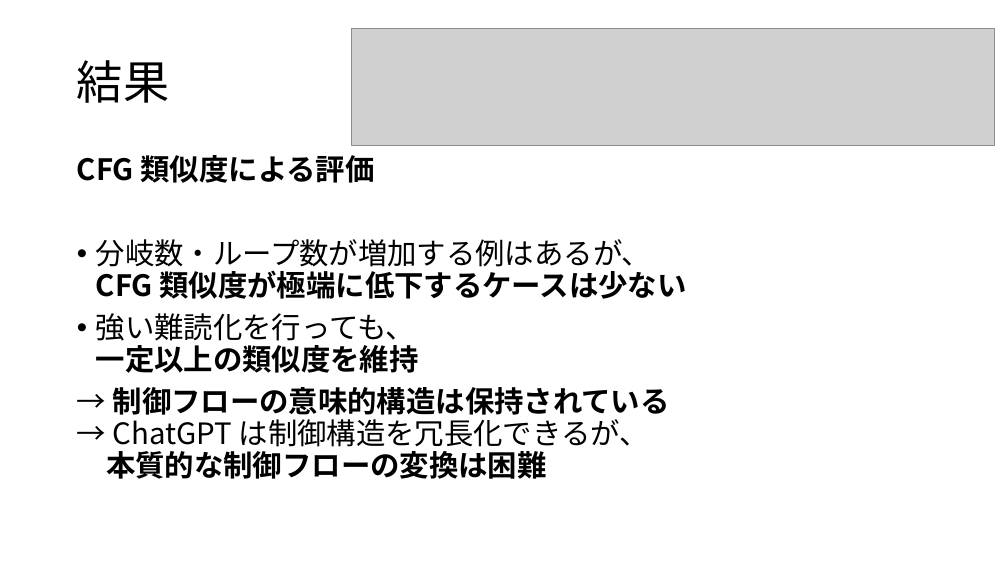
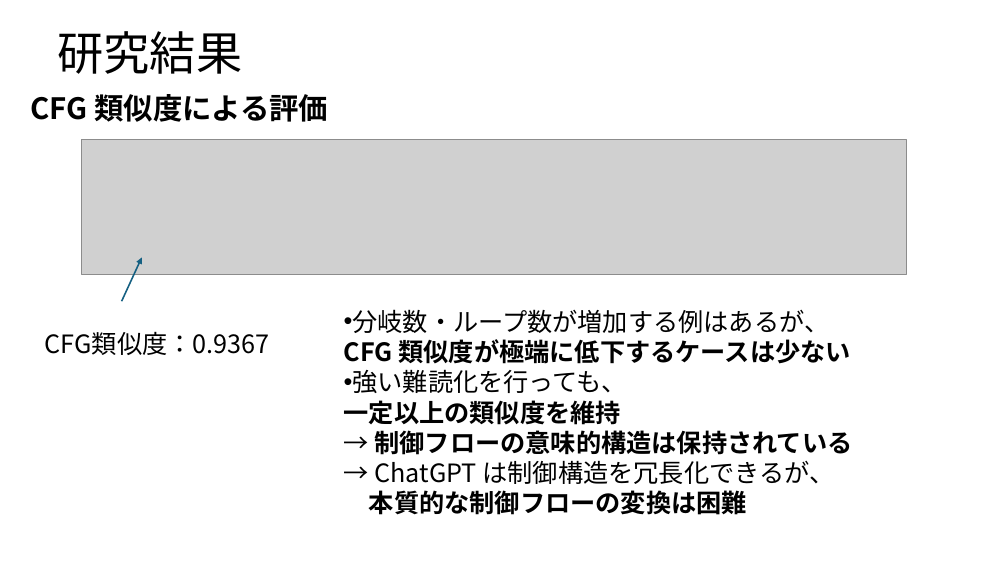
Before and after one commit to tamadalab/2025bthesis_kondo, a slide deck: slide 21 of prezentation.pptx (slide 13 before the commit). Drawn at 1008x567 pixels with LibreOffice and Linux fonts; fonts in the diff are those of the drawing; grey boxes stand for pictures. Boxes give left, top, right and bottom in pixels: in the first picture for what was removed or moved away, otherwise in the second. Text is boxed around its words. In the diff, an @@ line names an element or a change of style, - is before the commit and + after.

```diff
--- a/prezentation.pptx
+++ b/prezentation.pptx
@@ picture removed at (x1=352, y1=29, x2=994, y2=146) @@
@@ text at (x1=57, y1=31, x2=242, y2=74): text changed @@
-結果
+研究結果
@@ text added at (x1=31, y1=94, x2=328, y2=122), 28 pt, text #000000, bold @@
+CFG 類似度による評価
@@ picture added at (x1=82, y1=140, x2=906, y2=274) @@
@@ text at (x1=77, y1=155, x2=375, y2=183): paragraph removed @@
-CFG 類似度による評価
@@ arrow added from (122, 301) to (142, 258), #156082 1.5 pt @@
@@ text "分岐数・ループ数が増加する例はあるが、 CFG 類似度が極端に低下するケースは少ない" moved from (x1=77, y1=155, x2=687, y2=479) to (x1=344, y1=309, x2=853, y2=515) @@
@@ text "分岐数・ループ数が増加する例はあるが、 CFG 類似度が極端に低下するケースは少ない" at (x1=344, y1=309, x2=853, y2=515): size 28 to 24 pt; indent changed; line spacing 0.9 to 1; less space between paragraphs @@
@@ text added at (x1=45, y1=331, x2=270, y2=355), 24 pt, text #000000 @@
+CFG類似度：0.9367
```
Also in this commit, not shown: 8 other slides changed, 11 slides added, 1 slide removed.
